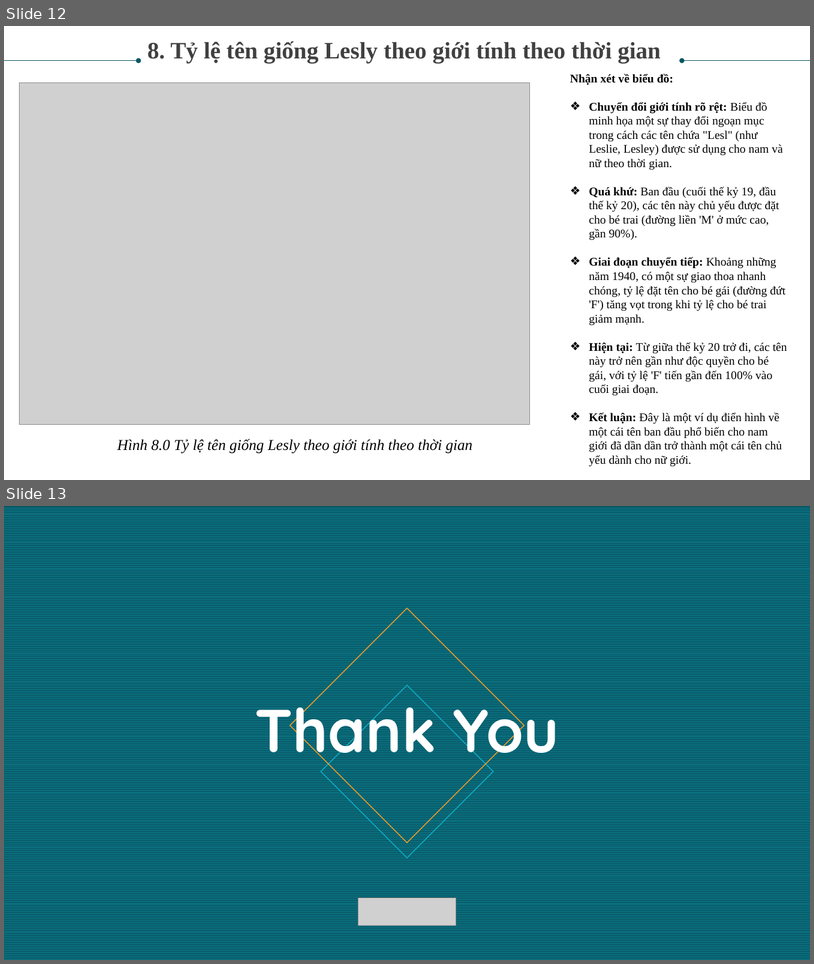
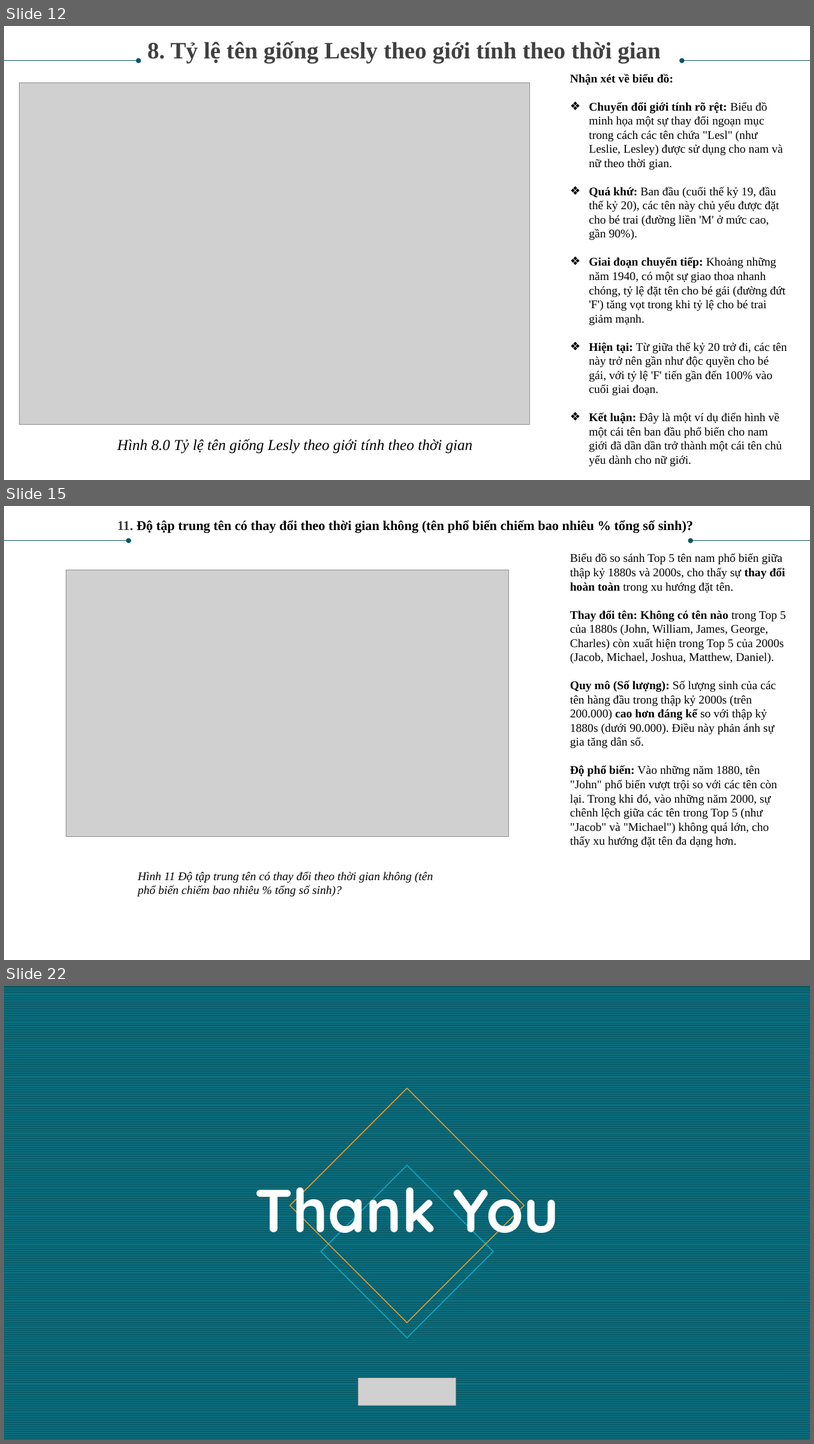
Before and after one commit to hungthehunter/data_analysis_personal, a slide deck: Lab02_Lê Nguyễn Quốc Hưng_3121410240/US_Baby_Names_1880-2010.pptx. Shown one above the other, each under a label of ours: slides 12 and 13 before the commit, slides 12, 15 and 22 after it; the slides between them are not shown. The pictures are 814x964 and 814x1444 pixels, drawn with LibreOffice and Linux fonts; fonts in the diff are those of the drawing; grey boxes stand for pictures. Boxes give left, top, right and bottom in pixels: in the first picture for what was removed or moved away, otherwise in the second. Text is boxed around its words. In the diff, an @@ line names an element or a change of style, - is before the commit and + after.

```diff
--- a/Lab02_Lê Nguyễn Quốc Hưng_3121410240/US_Baby_Names_1880-2010.pptx
+++ b/Lab02_Lê Nguyễn Quốc Hưng_3121410240/US_Baby_Names_1880-2010.pptx
@@ slide 15 added at box(4, 506, 810, 960), background #FFFFFF @@
@@ text added at box(117, 520, 693, 533), 16 pt, text #000000, bold @@
+11. Độ tập trung tên có thay đổi theo thời gian không (tên phổ biến chiếm bao nhiêu % tổng số sinh)?
@@ arrow added from (4, 540) to (129, 540), #085764 0.5 pt @@
@@ arrow added from (810, 540) to (691, 540), #085764 0.5 pt @@
@@ text added at box(570, 553, 786, 847), 14 pt, text #000000 @@
+Biểu đồ so sánh Top 5 tên nam phổ biến giữa thập kỷ 1880s và 2000s, cho thấy sự thay đổi hoàn toàn trong xu hướng đặt tên.
+Thay đổi tên: Không có tên nào trong Top 5 của 1880s (John, William, James, George, Charles) còn xuất hiện trong Top 5 của 2000s (Jacob, Michael, Joshua, Matthew, Daniel).
+Quy mô (Số lượng): Số lượng sinh của các tên hàng đầu trong thập kỷ 2000s (trên 200.000) cao hơn đáng kể so với thập kỷ 1880s (dưới 90.000). Điều này phản ánh sự gia tăng dân số.
+Độ phổ biến: Vào những năm 1880, tên "John" phổ biến vượt trội so với các tên còn lại. Trong khi đó, vào những năm 2000, sự chênh lệch giữa các tên trong Top 5 (như "Jacob" và "Michael") không quá lớn, cho thấy xu hướng đặt tên đa dạng hơn.
@@ picture added at box(66, 570, 509, 837) @@
@@ text added at box(138, 871, 433, 897), 14 pt, text #000000, italic @@
+Hình 11 Độ tập trung tên có thay đổi theo thời gian không (tên phổ biến chiếm bao nhiêu % tổng số sinh)?
@@ what was slide 13 is now slide 22 @@
```
Also in this commit, not shown: 8 other slides added, 3 other files.
